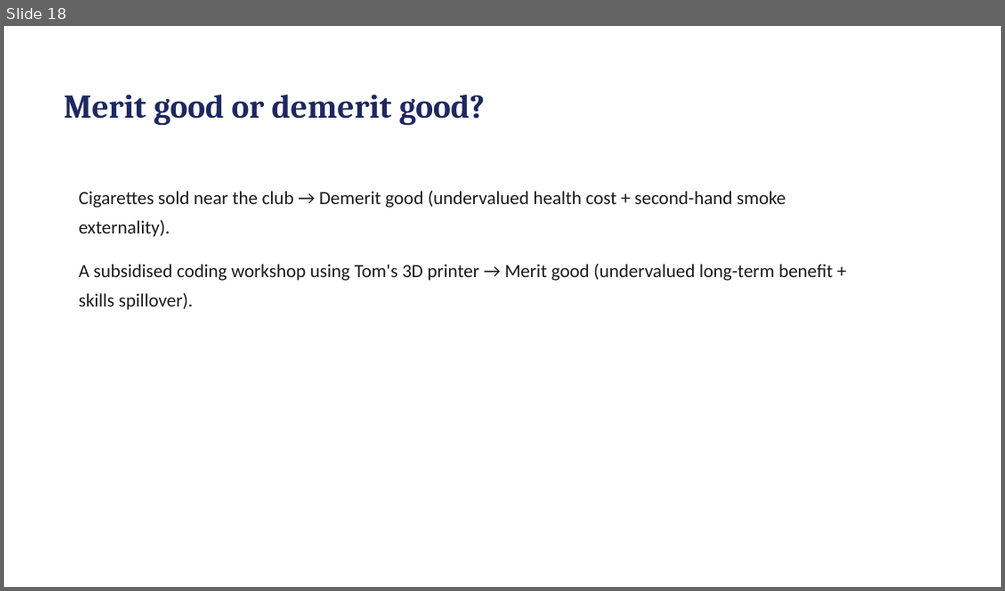
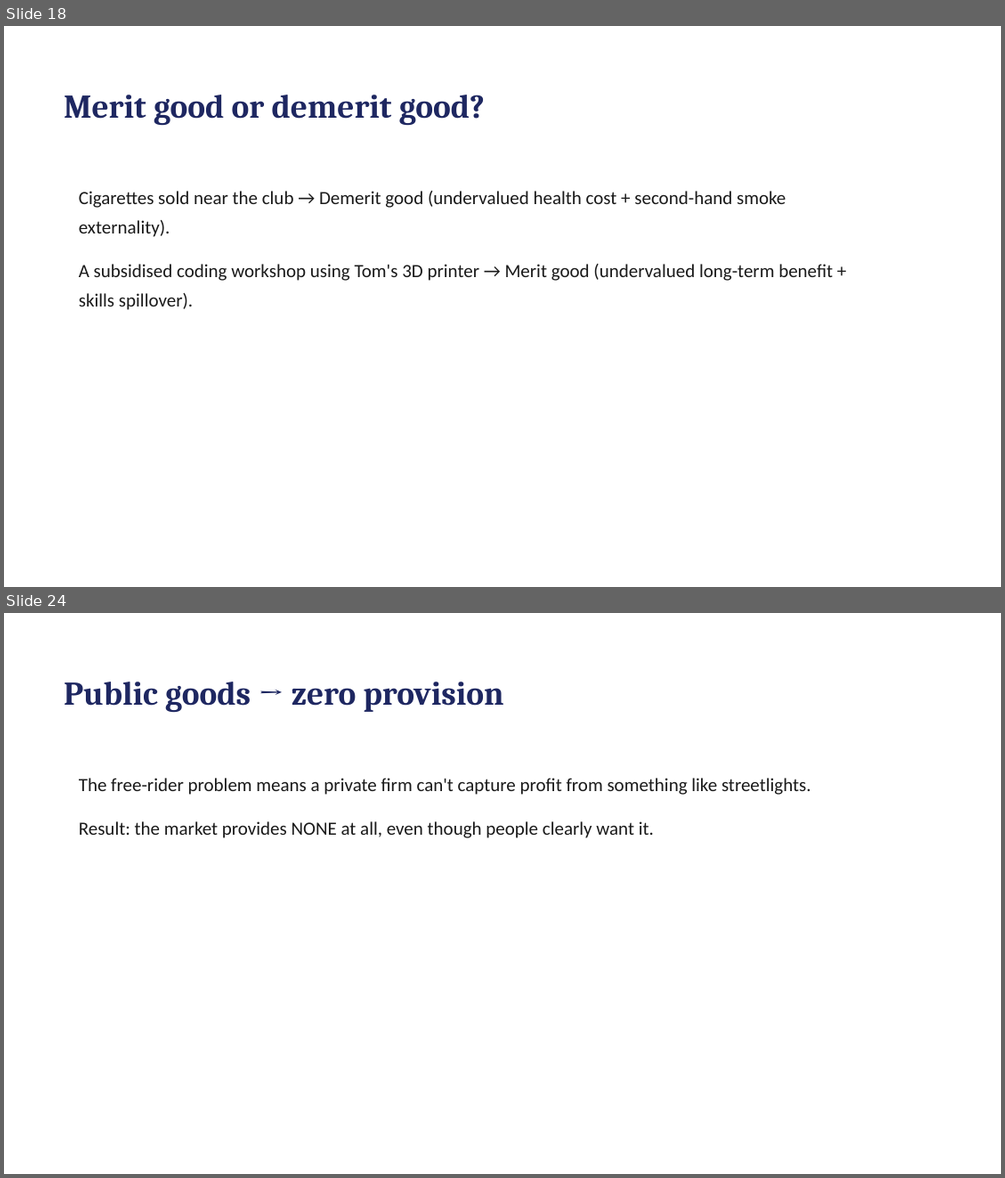
Before and after one commit to rebeccakfurness-boop/selongbayschool-teaching, a slide deck: courses/tom-economics/lessons/lesson-07/slides.pptx. Shown one above the other, each under a label of ours: slide 18 before the commit, slides 18 and 24 after it; the slides between them are not shown. The pictures are 1005x591 and 1005x1178 pixels, drawn with LibreOffice and Linux fonts; fonts in the diff are those of the drawing. Boxes give left, top, right and bottom in pixels: in the first picture for what was removed or moved away, otherwise in the second. Text is boxed around its words. In the diff, an @@ line names an element or a change of style, - is before the commit and + after.

```diff
--- a/courses/tom-economics/lessons/lesson-07/slides.pptx
+++ b/courses/tom-economics/lessons/lesson-07/slides.pptx
@@ slide 24 added at box(4, 613, 1001, 1174), background #FFFFFF @@
@@ text added at box(64, 682, 504, 712), 32 pt, text #1E2761, bold @@
+Public goods → zero provision
@@ text added at box(79, 778, 811, 838), 18 pt, text #1A1A1A @@
+The free-rider problem means a private firm can't capture profit from something like streetlights.
+Result: the market provides NONE at all, even though people clearly want it.
```
Also in this commit, not shown: 3 slides changed, 9 other slides added, 1 slide removed, 29 other files.
